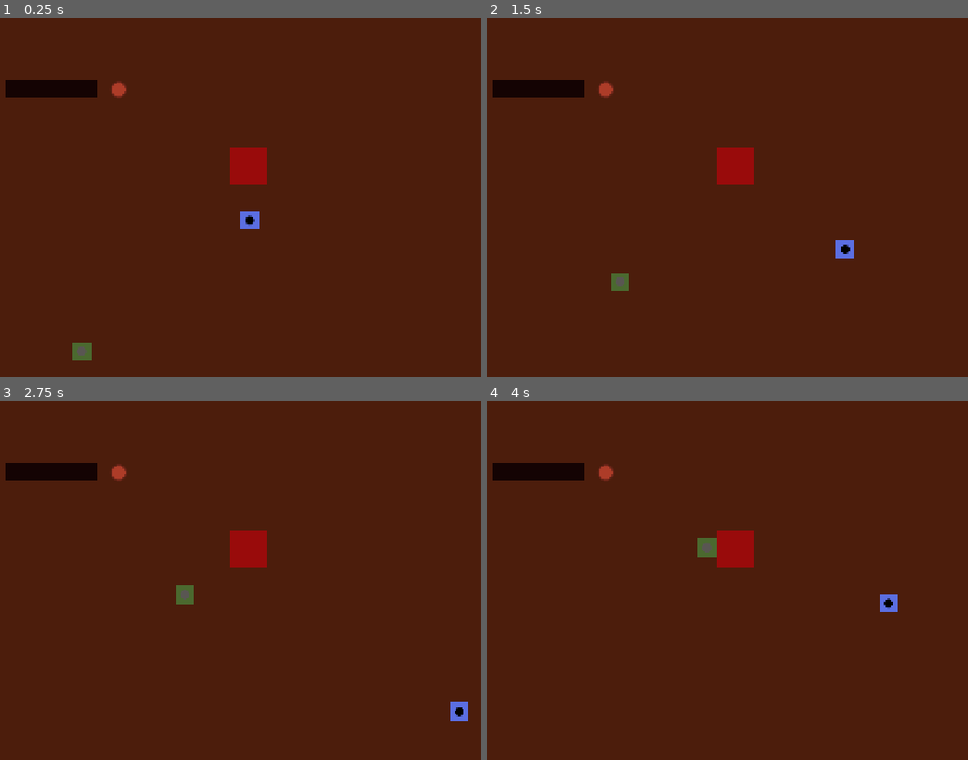
Above: before the commit, frames 1-4 (two rows, left to right).
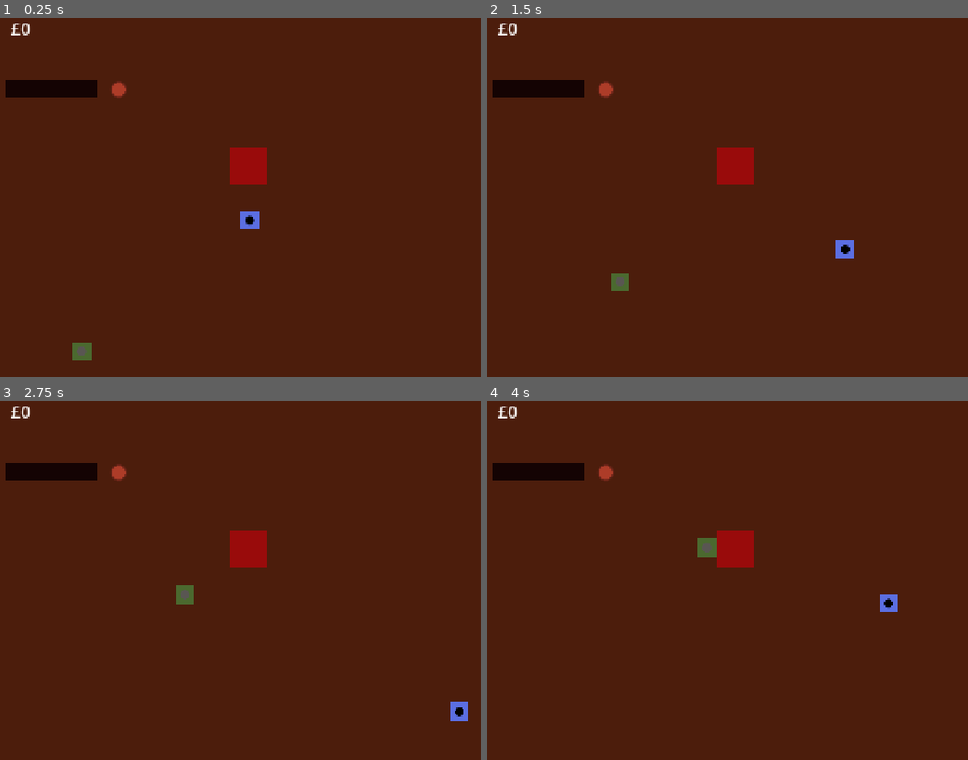
Above: after the commit, the same moments.

Repository: jhdl123/pirate-harbour-tavern
Game: Godot game, scene res://scenes/main/main.tscn
Two runs of this game, one before a commit and one after it. Both use one fixed random seed, a clock stepped at 60 frames per second and the inputs below.
Inputs:
- Up to frame 1 (0.25 s): no input
- Up to frame 2 (1.5 s): hold Right (player_move_right) 0.53-1.28 s; tap E (player_interact) at 0.6, 1.35 s; hold Down (player_move_down) from 1.28 s (still down)
- Up to frame 3 (2.75 s): release Down (player_move_down) at 2.03 s; hold Right (player_move_right) from 2.03 s (still down); tap E (player_interact) at 2.1 s
- Up to frame 4 (4 s): release Right (player_move_right) at 2.78 s; hold Up (player_move_up) 2.78-3.53 s; tap E (player_interact) at 2.85, 3.6 s; hold Left (player_move_left) from 3.53 s (still down)

The runs differ from the first frame. In frame 1, less than 0.1% of the frame differs, in the area x 2-7%, y 1-5%; in frame 2, less than 0.1%; in frame 3, less than 0.1%; in frame 4, less than 0.1%.

Commit message:
Payment system and UI HUD

Diff:
--- a/project.godot
+++ b/project.godot
@@ -20,6 +20,10 @@
 window/size/viewport_width=1280
 window/size/viewport_height=720
 window/stretch/mode="canvas_items"
+
+[global_group]
+
+interactable=""
 
 [input]
 
--- a/scenes/customers/customer.gd
+++ b/scenes/customers/customer.gd
@@ -1,56 +1,109 @@
 extends CharacterBody2D
 
+signal customer_paid(amount: int)
+signal customer_finished(customer: Node)
+
 enum State {
-	IDLE,
 	WALKING_TO_TABLE,
-	ORDERING
+	WAITING_TO_ORDER,
+	ORDERING,
+	DRINKING,
+	LEAVING
 }
 
 @export var movement_speed: float = 120.0
+@export var payment_amount: int = 5
 
-var current_state: State = State.IDLE
+var current_state: State = State.WALKING_TO_TABLE
 var target_position: Vector2
+var exit_position: Vector2
 
 
 func _ready() -> void:
 	$OrderIcon.visible = false
+
 	$OrderTimer.timeout.connect(_on_order_timer_timeout)
+	$DrinkTimer.timeout.connect(_on_drink_timer_timeout)
 
 
-func set_target(new_target: Vector2) -> void:
+func set_table_target(new_target: Vector2) -> void:
 	target_position = new_target
 	current_state = State.WALKING_TO_TABLE
+
+
+func set_exit_target(new_exit_position: Vector2) -> void:
+	exit_position = new_exit_position
 
 
 func _physics_process(_delta: float) -> void:
 	match current_state:
 		State.WALKING_TO_TABLE:
-			move_towards_target()
+			move_towards_target(target_position)
 
-		State.IDLE, State.ORDERING:
+		State.LEAVING:
+			move_towards_target(exit_position)
+
+		State.WAITING_TO_ORDER, State.ORDERING, State.DRINKING:
 			velocity = Vector2.ZERO
 
 
-func move_towards_target() -> void:
-	var distance_to_target: float = global_position.distance_to(target_position)
+func move_towards_target(destination: Vector2) -> void:
+	var distance_to_target: float = global_position.distance_to(destination)
 
 	if distance_to_target < 5.0:
-		arrive_at_table()
+		global_position = destination
+		velocity = Vector2.ZERO
+
+		if current_state == State.WALKING_TO_TABLE:
+			arrive_at_table()
+		elif current_state == State.LEAVING:
+			finish_customer()
+
 		return
 
-	var direction: Vector2 = global_position.direction_to(target_position)
+	var direction: Vector2 = global_position.direction_to(destination)
 	velocity = direction * movement_speed
 	move_and_slide()
 
 
 func arrive_at_table() -> void:
-	global_position = target_position
-	velocity = Vector2.ZERO
-	current_state = State.IDLE
+	current_state = State.WAITING_TO_ORDER
 	$OrderTimer.start()
+	print("Customer arrived; order timer started")
 
 
 func _on_order_timer_timeout() -> void:
 	current_state = State.ORDERING
 	$OrderIcon.visible = true
 	print("Customer ordered grog")
+
+
+func interact(player: Node) -> void:
+	if current_state != State.ORDERING:
+		print("Customer is not ready to be served")
+		return
+
+	if player.carrying_item != ItemType.Type.GROG:
+		print("Customer wants grog")
+		return
+
+	player.set_carried_item(ItemType.Type.NONE)
+	$OrderIcon.visible = false
+
+	current_state = State.DRINKING
+	$DrinkTimer.start()
+
+	print("Customer served!")
+
+
+func _on_drink_timer_timeout() -> void:
+	print("Customer finished drinking")
+	print("Customer paid")
+
+	customer_paid.emit(payment_amount)
+	current_state = State.LEAVING
+
+
+func finish_customer() -> void:
+	customer_finished.emit(self)
+	queue_free()
--- a/scenes/customers/customer.tscn
+++ b/scenes/customers/customer.tscn
@@ -6,6 +6,9 @@
 
 [sub_resource type="RectangleShape2D" id="RectangleShape2D_mel2l"]
 size = Vector2(32, 32)
+
+[sub_resource type="RectangleShape2D" id="RectangleShape2D_lxoxb"]
+size = Vector2(40, 40)
 
 [node name="Customer" type="CharacterBody2D" unique_id=1185840188]
 script = ExtResource("1_yp1b7")
@@ -25,3 +28,12 @@
 [node name="OrderTimer" type="Timer" parent="." unique_id=1594801418]
 wait_time = 2.0
 one_shot = true
+
+[node name="DrinkTimer" type="Timer" parent="." unique_id=247956769]
+wait_time = 3.0
+one_shot = true
+
+[node name="InteractionArea" type="Area2D" parent="." unique_id=1799397582 groups=["interactable"]]
+
+[node name="CollisionShape2D" type="CollisionShape2D" parent="InteractionArea" unique_id=68656273]
+shape = SubResource("RectangleShape2D_lxoxb")
--- a/scenes/main/game_manager.gd
+++ b/scenes/main/game_manager.gd
@@ -4,7 +4,11 @@
 @export var entities: Node2D
 @export var customer_spawn_point: Marker2D
 @export var customer_table_point: Marker2D
+@export var customer_exit_point: Marker2D
 
+signal money_changed(new_amount: int)
+
+var money: int = 0
 
 func _ready() -> void:
 	spawn_customer()
@@ -16,7 +20,25 @@
 		return
 
 	var customer: Node = customer_scene.instantiate()
+
 	entities.add_child(customer)
 
 	customer.global_position = customer_spawn_point.global_position
-	customer.set_target(customer_table_point.global_position)
+	customer.set_table_target(customer_table_point.global_position)
+	customer.set_exit_target(customer_exit_point.global_position)
+
+	customer.customer_paid.connect(_on_customer_paid)
+	customer.customer_finished.connect(_on_customer_finished)
+
+
+func _on_customer_paid(amount: int) -> void:
+	add_money(amount)
+
+
+func _on_customer_finished(_customer: Node) -> void:
+	spawn_customer()
+
+func add_money(amount: int) -> void:
+	money += amount
+	money_changed.emit(money)
+	print("Money: £", money)
--- a/scenes/main/main.tscn
+++ b/scenes/main/main.tscn
@@ -6,6 +6,7 @@
 [ext_resource type="PackedScene" uid="uid://wfl8kjme2q47" path="res://scenes/furniture/table.tscn" id="3_k2fmo"]
 [ext_resource type="PackedScene" uid="uid://dnd6om8dg26fm" path="res://scenes/furniture/drinks_station.tscn" id="3_l3cfh"]
 [ext_resource type="Script" uid="uid://bowoxvrqsdjw6" path="res://scenes/main/game_manager.gd" id="7_hujxm"]
+[ext_resource type="Script" uid="uid://cduu6wuftbtkl" path="res://scenes/ui/hud.gd" id="7_yyfjg"]
 
 [sub_resource type="RectangleShape2D" id="RectangleShape2D_3cfvr"]
 size = Vector2(1280, 40)
@@ -69,14 +70,30 @@
 [node name="CustomerTablePoint" type="Marker2D" parent="Markers" unique_id=347858687]
 position = Vector2(421, 308)
 
+[node name="CustomerExitPoint" type="Marker2D" parent="Markers" unique_id=769929263]
+position = Vector2(165, 655)
+
 [node name="Entities" type="Node2D" parent="." unique_id=1694710147]
 
 [node name="Player" parent="Entities" unique_id=1068675683 instance=ExtResource("1_hyk8p")]
 position = Vector2(472, 404)
 
-[node name="GameManager" type="Node" parent="." unique_id=1765121857 node_paths=PackedStringArray("entities", "customer_spawn_point", "customer_table_point")]
+[node name="GameManager" type="Node" parent="." unique_id=1765121857 node_paths=PackedStringArray("entities", "customer_spawn_point", "customer_table_point", "customer_exit_point")]
 script = ExtResource("7_hujxm")
 customer_scene = ExtResource("2_ow5a4")
 entities = NodePath("../Entities")
 customer_spawn_point = NodePath("../Markers/CustomerSpawnPoint")
 customer_table_point = NodePath("../Markers/CustomerTablePoint")
+customer_exit_point = NodePath("../Markers/CustomerExitPoint")
+
+[node name="UI" type="CanvasLayer" parent="." unique_id=1290313818 node_paths=PackedStringArray("game_manager")]
+script = ExtResource("7_yyfjg")
+game_manager = NodePath("../GameManager")
+
+[node name="MoneyLabel" type="Label" parent="UI" unique_id=25987283]
+offset_left = 60.0
+offset_top = 51.0
+offset_right = 100.0
+offset_bottom = 74.0
+theme_override_font_sizes/font_size = 30
+text = "£0"
--- /dev/null
+++ b/scenes/ui/hud.gd
@@ -0,0 +1,12 @@
+extends CanvasLayer
+
+@export var game_manager: Node
+
+
+func _ready() -> void:
+	game_manager.money_changed.connect(_on_money_changed)
+	_on_money_changed(game_manager.money)
+
+
+func _on_money_changed(new_amount: int) -> void:
+	$MoneyLabel.text = "£" + str(new_amount)
Not shown, added: scenes/ui/hud.gd.uid
